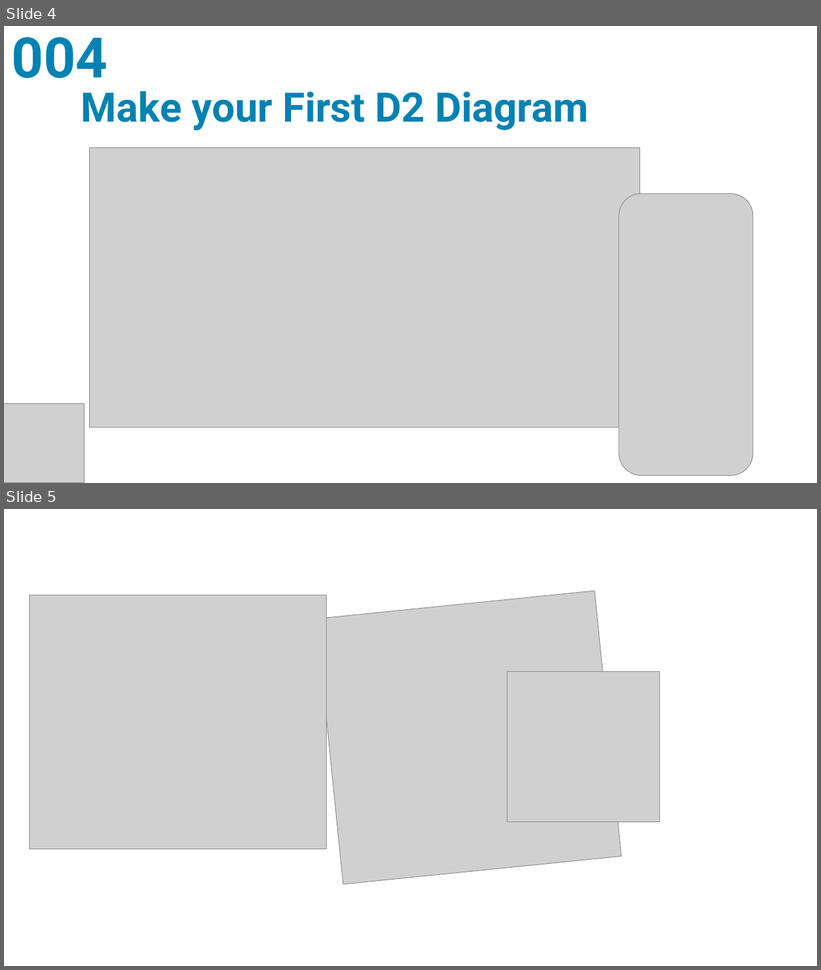
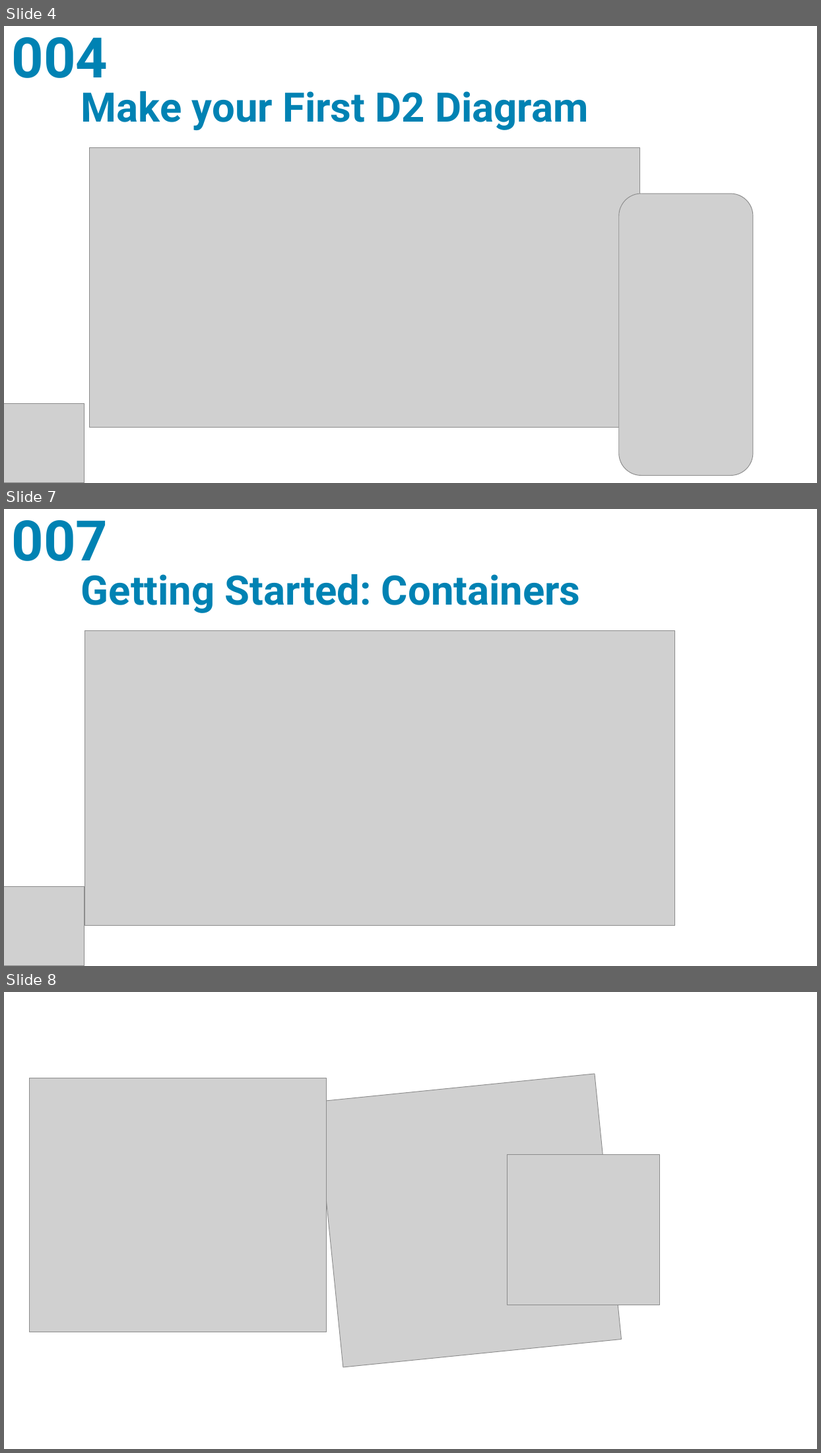
Before and after one commit to yasenstar/learn_d2, a slide deck: d2_tutorial.pptx. Shown one above the other, each under a label of ours: slides 4 and 5 before the commit, slides 4, 7 and 8 after it; the slides between them are not shown. The pictures are 821x970 and 821x1453 pixels, drawn with LibreOffice and Linux fonts; fonts in the diff are those of the drawing; grey boxes stand for pictures; background and template pictures are left out. Boxes give left, top, right and bottom in pixels: in the first picture for what was removed or moved away, otherwise in the second. Text is boxed around its words. In the diff, an @@ line names an element or a change of style, - is before the commit and + after.

```diff
--- a/d2_tutorial.pptx
+++ b/d2_tutorial.pptx
@@ slide 7 added at <box>4,509,817,966</box>, background picture (left out) @@
@@ text added at <box>12,520,108,561</box>, 66 pt, text #0083B3, bold @@
+007
@@ title added at <box>81,574,581,613</box>, 48 pt, text #0083B3, bold @@
+Getting Started: Containers
@@ picture added at <box>85,631,675,925</box> @@
@@ picture added at <box>4,887,85,966</box> @@
@@ what was slide 5 is now slide 8 @@
```
Also in this commit, not shown: 2 other slides added, 3 other files.
